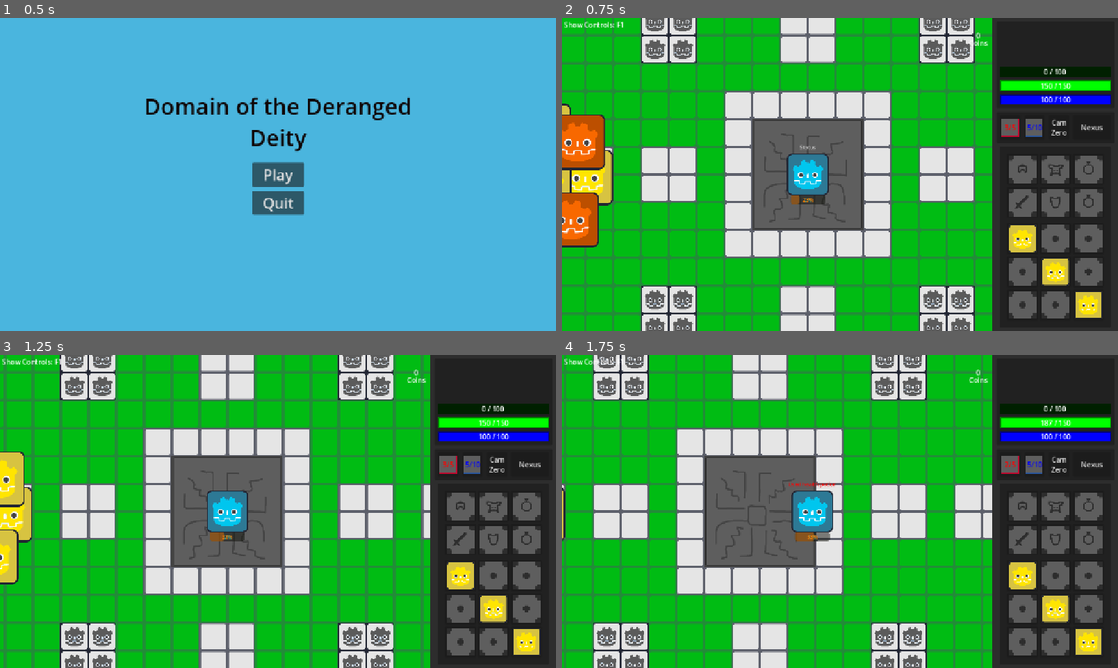
Above: before the commit, frames 1-4 (two rows, left to right).
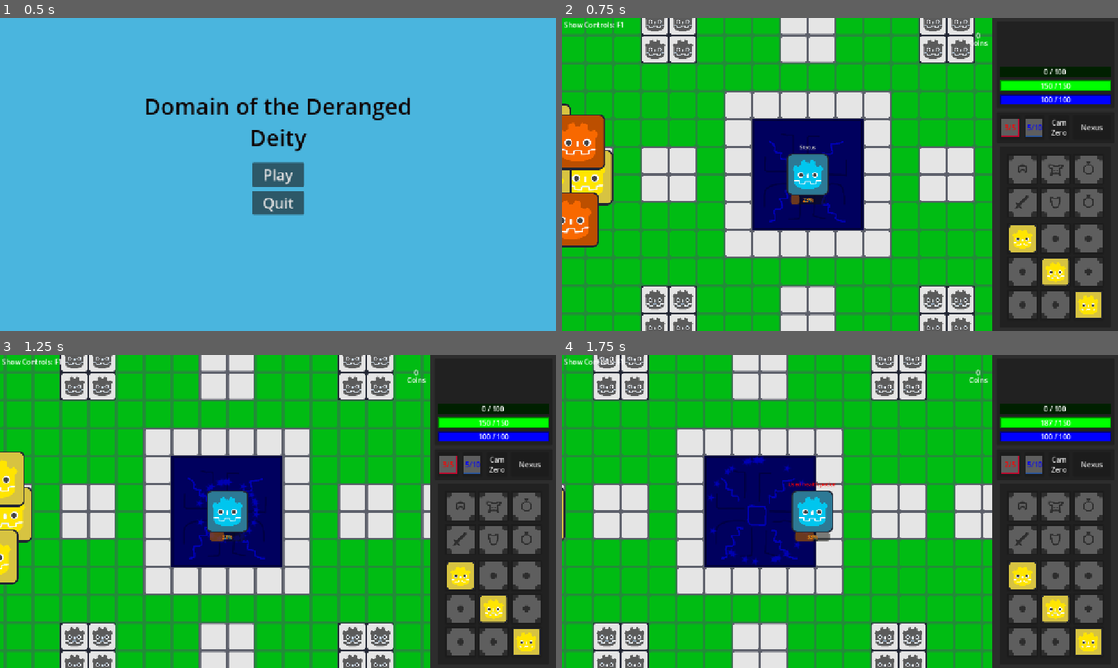
Above: after the commit, the same moments.

Repository: richiii999/ddd
Game: Godot game, scene res://Script Classes and Base Scenes/GameManager.tscn
Two runs of this game, one before a commit and one after it. Both use one fixed random seed, a clock stepped at 60 frames per second and the inputs below.
Inputs (mouse positions are in pixels of both pictures, inside the frame that each line leads up to):
- Up to frame 1 (0.5 s): no input
- Up to frame 2 (0.75 s): click "Play" at 0.5 s
- Up to frame 3 (1.25 s): no input
- Up to frame 4 (1.75 s): move the mouse to (789, 470) at 1.27 s; hold Right (right) from 1.28 s (still down); tap H (HPot) at 1.35 s

Frame 1 is identical in both runs. In frame 2, 6.1% of the frame differs, in the area x 34-55%, y 32-68%; in frame 3, 6.1%; in frame 4, 6.5%, in the area x 25-46%, y 32-68%.

Commit message:
fixed waygate interaction being blue + particles

Diff:
--- a/Entity/Player/interactable.gd
+++ b/Entity/Player/interactable.gd
@@ -14,7 +14,10 @@
 func EnterOrExit(body : Node2D, enterOrExit): # Area2D Enter/Exit: Connect / disconnect signals for Players in range
 	#print("EnterOrExit: " + str(get_parent().name) + " | body: " + str(body.name) + " | enter: " + str(enterOrExit))
 	get_parent().self_modulate = Color("BLUE") if enterOrExit else Color("WHITE") # Changes color when in Interact range #TODO make it a highlight outline
-
+	if get_parent() is Waygate:
+		#the sprites HAVE to be the first 2 children, otherwise it breaks, but does the same as the interact for NPC
+		get_parent().get_child(0).self_modulate = Color("BLUE") if enterOrExit else Color("WHITE")
+		get_parent().get_child(1).self_modulate = Color("BLUE") if enterOrExit else Color("WHITE")
 	if enterOrExit: body.Interact.connect(Interaction)
 	else: body.Interact.disconnect(Interaction)
 
--- a/Maps/Mechanics/Waygate.tscn
+++ b/Maps/Mechanics/Waygate.tscn
@@ -27,13 +27,14 @@
 explosiveness = 1.0
 process_material = SubResource("ParticleProcessMaterial_ftblx")
 script = ExtResource("2_1hw3p")
-active = true
 
 [node name="Sprite2D_ON" type="Sprite2D" parent="." unique_id=1319976076]
 visible = false
+z_index = -1
 texture = ExtResource("3_b30aj")
 
 [node name="Sprite2D_OFF" type="Sprite2D" parent="." unique_id=366996762]
+z_index = -1
 texture = ExtResource("4_b6lit")
 
 [node name="EffectTimer" type="Timer" parent="." unique_id=424176549]
@@ -45,5 +46,4 @@
 [node name="CollisionShape2D" type="CollisionShape2D" parent="InteractComponent" unique_id=1864128415]
 shape = SubResource("RectangleShape2D_4r7gn")
 
-[connection signal="timeout" from="EffectTimer" to="." method="EffectTrigger"]
 [connection signal="Interact" from="InteractComponent" to="." method="WaygateInteract"]
--- a/Maps/Mechanics/waygate.gd
+++ b/Maps/Mechanics/waygate.gd
@@ -7,6 +7,7 @@
 
 func _ready():
 	$InteractComponent.Interact.connect(WaygateInteract)
+	$EffectTimer.timeout.connect(_on_EffectTimer_timeout)
 
 func WaygateInteract(P:Player = null):
 	print("WaygateInteract called, active: " + str(active))
@@ -37,7 +38,12 @@
 		$InteractComponent.set_collision_mask_value(5, true)
 
 func EffectTrigger(state : bool = false): # Emits blue particles and changes sprite for a moment
+	#print("EffectTrigger called, state: " + str(state))
 	$Sprite2D_ON.visible = state;
 	$Sprite2D_OFF.visible = !state;
 	emitting = state;
 	if(state): $EffectTimer.start(1.5) # When this times out, stops emitting (calls this with state = false)
+
+func _on_EffectTimer_timeout():
+	#print("EffectTimer timeout, emitting: " + str(emitting))
+	emitting = false #hopefully stops the particles but keeps the 2D sprite on?
--- a/Script Classes and Base Scenes/gameManager.gd
+++ b/Script Classes and Base Scenes/gameManager.gd
@@ -69,7 +69,7 @@
 	player.global_position = nexus.Waygates[0].global_position
 	player.find_child("PlayerCam").InstantMove(player.global_position)
 	player.currWorld = nexus
-	nexus.Waygates[0].EffectTrigger()
+	#nexus.Waygates[0].EffectTrigger()
 
 # quit game function that has a signal added during runtime for Mainmenu quit button handling
 func quitGame():
